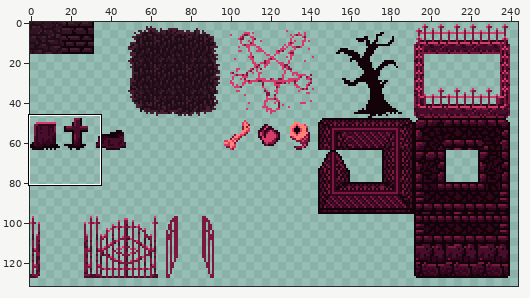
Two states of a sprite sheet, ZarguufsGraveyardAdventure/Assets/Images/tilesheet1.png. Above, an overview of the earlier version with the close-up marked.
Close-up. Before the commit:
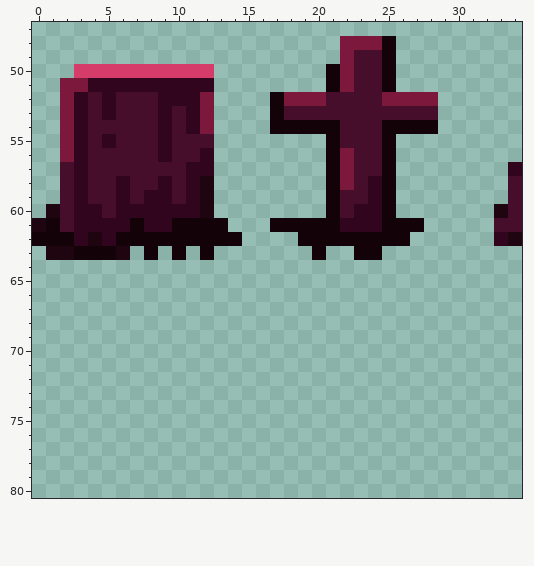
The file is 256x256 pixels. Shown: x 0..34, y 47..80. The wide view leaves out empty margins.
Now the later version:
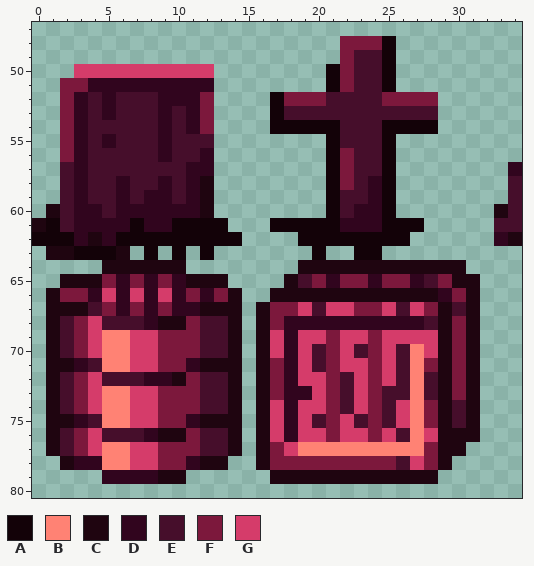
Palette (. is transparent): A #130208  B #ff8274  C #1f0510  D #31051e  E #460e2b  F #7c183c  G #d53c6a
The edit:
The edit adds colour B in row 69 at x 5 to 6; in rows 70 to 71 at x 5 to 6 and 27; in row 72 at x 27; in rows 73 to 75 at x 5 to 6 and 27; in row 76 at x 27; in row 77 at x 5 to 6 and 19 to 27.
The edit adds colour B in row 78 at x 5 to 6.
The edit adds colour C in row 64 at x 5 to 10 and 19 to 30; in row 65 at x 2 to 4, 11 to 13, 18 and 30 to 31; in row 66 at x 1, 14, 17 to 28 and 31; in row 67 at x 1 to 3, 12 to 14, 16, 29 and 31; in row 68 at x 1, 9 to 10, 14, 16, 29 and 31; in rows 69 to 70 at x 1, 14, 16, 29 and 31.
The edit adds colour C in row 71 at x 1 to 2, 12 to 14, 16, 29 and 31; in row 72 at x 1, 10, 14, 16, 29 and 31; in rows 73 to 74 at x 1, 14, 16, 29 and 31; in row 75 at x 1 to 2, 12 to 14, 16, 29 and 31; in row 76 at x 1, 9 to 10, 14, 16 and 29 to 31; in row 77 at x 1, 14, 16 and 29 to 30.
The edit adds colour C in row 78 at x 2, 12 to 13, 16 and 29; in row 79 at x 9 to 10 and 17 to 28.
The edit adds colour D in row 65 at x 6, 8, 10, 21, 24 and 27; in row 66 at x 4, 6, 8, 10, 12 and 29; in row 67 at x 6, 8 and 10 to 11; in row 68 at x 8 and 18 to 27; in rows 69 to 70 at x 18; in row 71 at x 3, 11 and 18.
The edit adds colour D in row 72 at x 8 to 9 and 18; in row 73 at x 18 to 19; in row 74 at x 18; in row 75 at x 3, 11 and 18; in row 76 at x 8 and 18; in row 78 at x 3 to 4 and 11.
The edit adds colour D in row 79 at x 5 to 8.
The edit adds colour E in row 65 at x 19 and 28; in row 67 at x 4, 20, 26 and 30; in row 68 at x 2, 5 to 7, 12 to 13 and 28; in row 69 at x 2 and 12 to 13; in row 70 at x 2, 12 to 13, 20, 23 and 26; in row 71 at x 4, 20 and 26.
The edit adds colour E in row 72 at x 2, 5 to 7, 12 to 13, 22, 26 and 28; in row 73 at x 2, 12 to 13, 22, 25 to 26 and 28; in row 74 at x 2, 12 to 13, 22, 25 and 30; in row 75 at x 4, 20, 23, 25 and 30; in row 76 at x 2, 5 to 7, 12 to 13 and 26; in row 77 at x 2 and 12 to 13.
The edit adds colour E in row 78 at x 26.
The edit adds colour F in row 65 at x 5, 7, 9, 20, 22 to 23, 25 to 26 and 29; in row 66 at x 2 to 3, 11, 13 and 30; in row 67 at x 5, 7, 9, 17 to 18, 23 to 24 and 28; in row 68 at x 3, 11, 17 and 30; in rows 69 to 70 at x 3, 9 to 11, 21, 24 and 30; in row 71 at x 9 to 10, 17, 21, 24, 28 and 30.
The edit adds colour F in row 72 at x 3, 11, 17, 21, 24 and 30; in row 73 at x 3, 9 to 11, 17, 21, 24 and 30; in row 74 at x 3, 9 to 11, 21, 24 and 28; in row 75 at x 9 to 10, 21, 24 and 28; in row 76 at x 3, 11, 21 and 24; in row 77 at x 3, 9 to 11, 17 and 28.
The edit adds colour F in row 78 at x 9 to 10, 17 to 25 and 28.
The edit adds colour G in row 66 at x 5, 7 and 9; in row 67 at x 19, 21 to 22, 25 and 27; in row 68 at x 4; in row 69 at x 4, 7 to 8, 17, 19 to 20, 22 to 23 and 25 to 28; in row 70 at x 4, 7 to 8, 17, 19, 22, 25 and 28; in row 71 at x 7 to 8, 19, 22 to 23 and 25.
The edit adds colour G in row 72 at x 4, 19 to 20, 23 and 25; in row 73 at x 4, 7 to 8, 20 and 23; in row 74 at x 4, 7 to 8, 17, 19 to 20, 23 and 26; in row 75 at x 7 to 8, 17, 19, 22 and 26; in row 76 at x 4, 17, 19 to 20, 22 to 23, 25 and 28; in row 77 at x 4, 7 to 8 and 18.
The edit adds colour G in row 78 at x 7 to 8 and 27.
Boxes around the changes in both close-ups, in picture pixels (x1, y1, x2, y2):
added: (46, 260, 480, 484)
